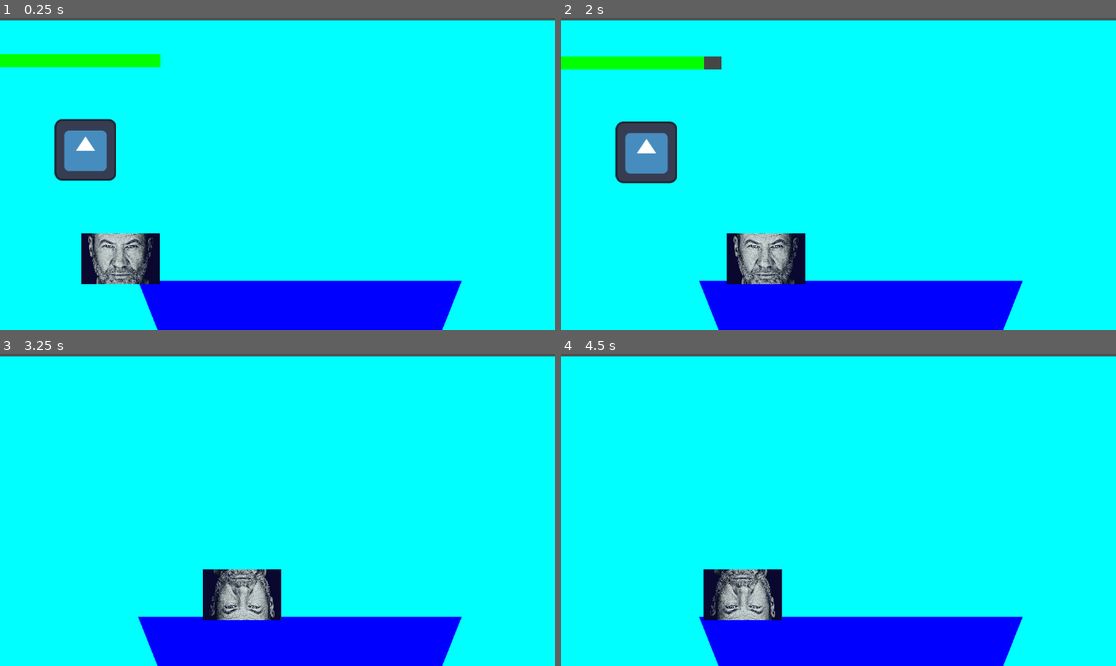
Above: before the commit, frames 1-4 (two rows, left to right).
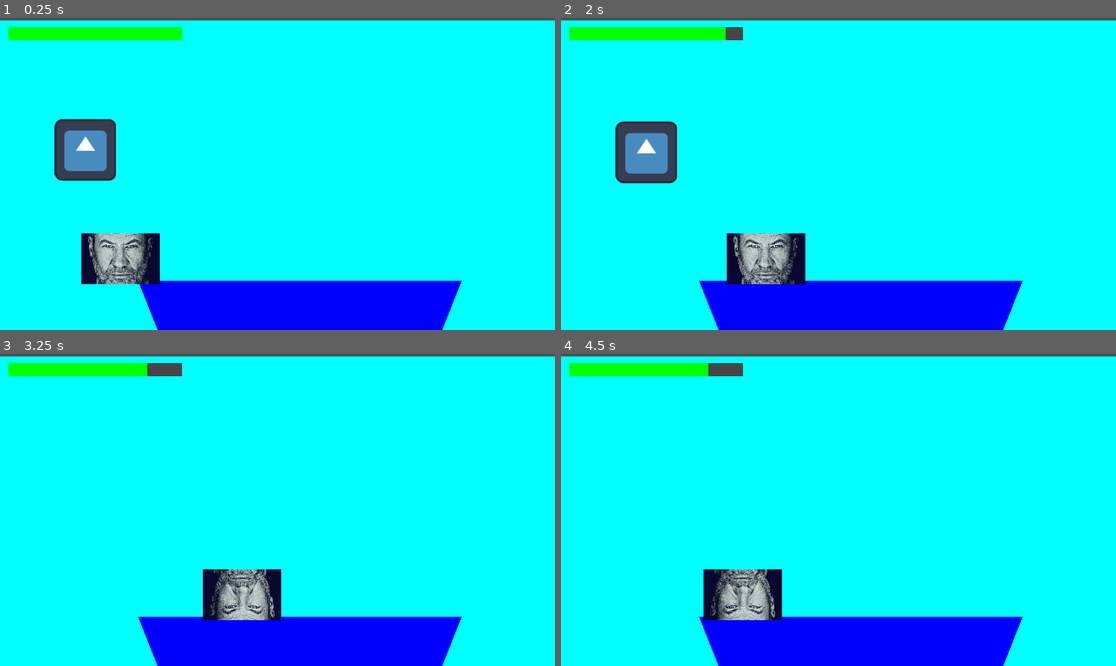
Above: after the commit, the same moments.

Repository: ZozoAFK/Pfish
Game: Godot game, scene res://Proto/Scene/World.tscn
Two runs of this game, one before a commit and one after it. Both use one fixed random seed, a clock stepped at 60 frames per second and the inputs below. The engine's default icon, where the game draws it, is replaced by a stand-in: a white triangle on a blue panel in a dark square.
Inputs:
- Up to frame 1 (0.25 s): no input
- Up to frame 2 (2 s): tap Enter (ui_accept) at 0.5, 0.77, 1.52 s; hold Right (Fleche_droite) from 0.53 s (still down); tap Space (SPACE) at 0.6, 1.35 s
- Up to frame 3 (3.25 s): release Right (Fleche_droite) at 2.03 s; hold A (LEFT) 2.03-2.78 s; tap Space (SPACE) at 2.1, 2.85 s; hold Right (Fleche_droite) from 2.78 s (still down); tap Enter (ui_accept) at 3.02 s
- Up to frame 4 (4.5 s): tap Space (SPACE) at 3.6, 4.35 s; tap Enter (ui_accept) at 3.77 s; release Right (Fleche_droite) at 4.28 s; hold A (LEFT) from 4.28 s (still down)

The runs differ from the first frame. In frame 1, 2.5% of the frame differs, in the area x 0-33%, y 2-16%; in frame 2, 2.5%; in frame 3, 1.3%; in frame 4, 1.3%.

Commit message:
Barre de vie - static

Diff:
--- a/Proto/Scene/barre_hp.tscn
+++ b/Proto/Scene/barre_hp.tscn
@@ -6,32 +6,34 @@
 [node name="BarreHP" type="Node2D" unique_id=77477878]
 script = ExtResource("1_o22lk")
 
-[node name="HPGris" type="TextureProgressBar" parent="." unique_id=375072032]
+[node name="CanvasLayer" type="CanvasLayer" parent="." unique_id=1003244368]
+
+[node name="HPGris" type="TextureProgressBar" parent="CanvasLayer" unique_id=375072032]
 modulate = Color(0.52156866, 0.52156866, 0.52156866, 1)
 self_modulate = Color(0.5294118, 0.5294118, 0.5294118, 1)
-offset_left = 196.0
-offset_top = 43.0
-offset_right = 196.0
-offset_bottom = 43.0
+offset_left = 17.0
+offset_top = 19.0
+offset_right = 1937.0
+offset_bottom = 1099.0
 scale = Vector2(0.188, 0.025)
 texture_progress = ExtResource("2_q7nm8")
 
-[node name="HPClair" type="TextureProgressBar" parent="." unique_id=1749270231]
+[node name="HPClair" type="TextureProgressBar" parent="CanvasLayer" unique_id=1749270231]
 modulate = Color(0.32156864, 0.7019608, 0.3137255, 1)
 self_modulate = Color(0.43529412, 0.7411765, 0.40784314, 1)
-offset_left = 196.0
-offset_top = 43.0
-offset_right = 196.0
-offset_bottom = 43.0
+offset_left = 17.0
+offset_top = 19.0
+offset_right = 1937.0
+offset_bottom = 1099.0
 scale = Vector2(0.18776041, 0.024740733)
 texture_progress = ExtResource("2_q7nm8")
 
-[node name="HPVert" type="TextureProgressBar" parent="." unique_id=305399314]
+[node name="HPVert" type="TextureProgressBar" parent="CanvasLayer" unique_id=305399314]
 modulate = Color(0.0461666, 1, 0.029999971, 1)
 self_modulate = Color(0.083333254, 1, 0, 1)
-offset_left = 196.0
-offset_top = 43.0
-offset_right = 196.0
-offset_bottom = 43.0
+offset_left = 17.0
+offset_top = 19.0
+offset_right = 1937.0
+offset_bottom = 1099.0
 scale = Vector2(0.188, 0.025)
 texture_progress = ExtResource("2_q7nm8")
--- a/Proto/Script/barre_hp.gd
+++ b/Proto/Script/barre_hp.gd
@@ -1,14 +1,15 @@
 extends Node2D
 
 # On récupère les composants de votre scène en utilisant leurs noms exacts
-@onready var hp_gris: TextureProgressBar = $HPGris
-@onready var hp_clair: TextureProgressBar = $HPClair
-@onready var hp_vert: TextureProgressBar = $HPVert
+@onready var hp_gris: TextureProgressBar = $CanvasLayer/HPGris
+@onready var hp_clair: TextureProgressBar = $CanvasLayer/HPClair
+@onready var hp_vert: TextureProgressBar = $CanvasLayer/HPVert
 
 func _Static(_delta: float) -> void:
 	# 1. Bloquer la position : on force X à rester à sa place (ex: 20 pixels du bord gauche)
 	# et Y à sa hauteur initiale.
-	global_position.y = 20
+	global_position.y = 10
+
 
 
 func _ready() -> void:
